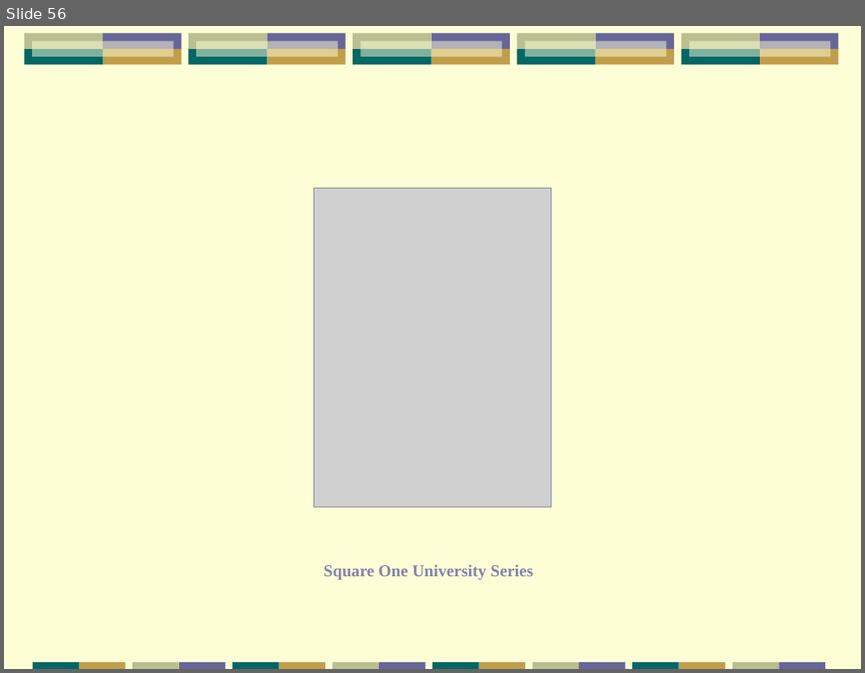
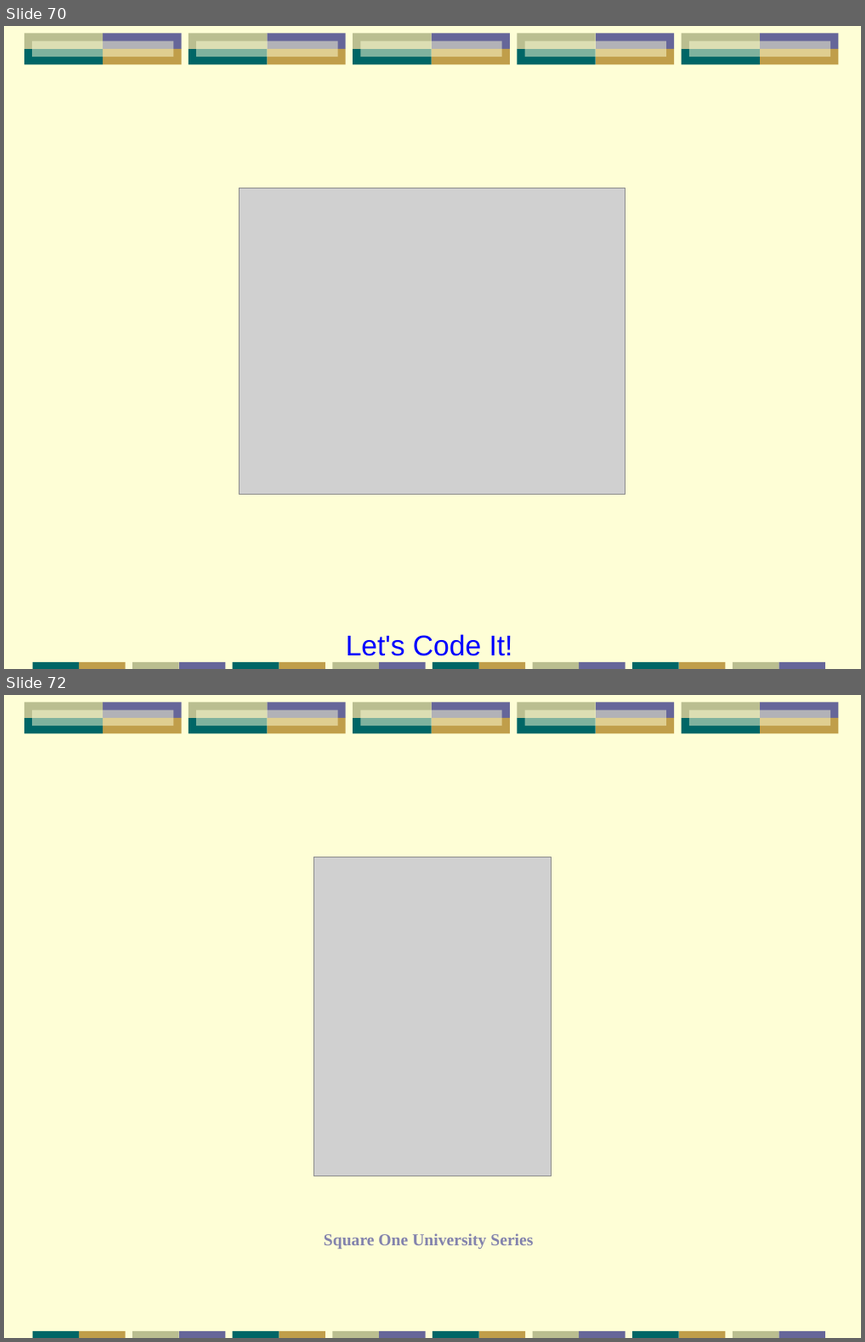
Before and after one commit to papuapost/yazaar, a slide deck: articles/testing-tools/testing-tools.odp. Shown one above the other, each under a label of ours: slide 56 before the commit, slides 70 and 72 after it; the slides between them are not shown. The pictures are 865x673 and 865x1342 pixels, drawn with LibreOffice and Linux fonts; fonts in the diff are those of the drawing; grey boxes stand for pictures. Boxes give left, top, right and bottom in pixels: in the first picture for what was removed or moved away, otherwise in the second. Text is boxed around its words. In the diff, an @@ line names an element or a change of style, - is before the commit and + after.

```diff
--- a/articles/testing-tools/testing-tools.odp
+++ b/articles/testing-tools/testing-tools.odp
@@ slide 70 added at (4,26,861,669), background #FEFED6; not listed: 41 template elements that a slide beside it also shows @@
@@ picture added at (239,188,625,494) @@
@@ text added at (346,634,513,656), 24 pt, text #0000FF @@
+Let's Code It!
@@ what was slide 56 is now slide 72 @@
```
Also in this commit, not shown: 15 slides changed, 30 other slides added, 15 slides removed.
